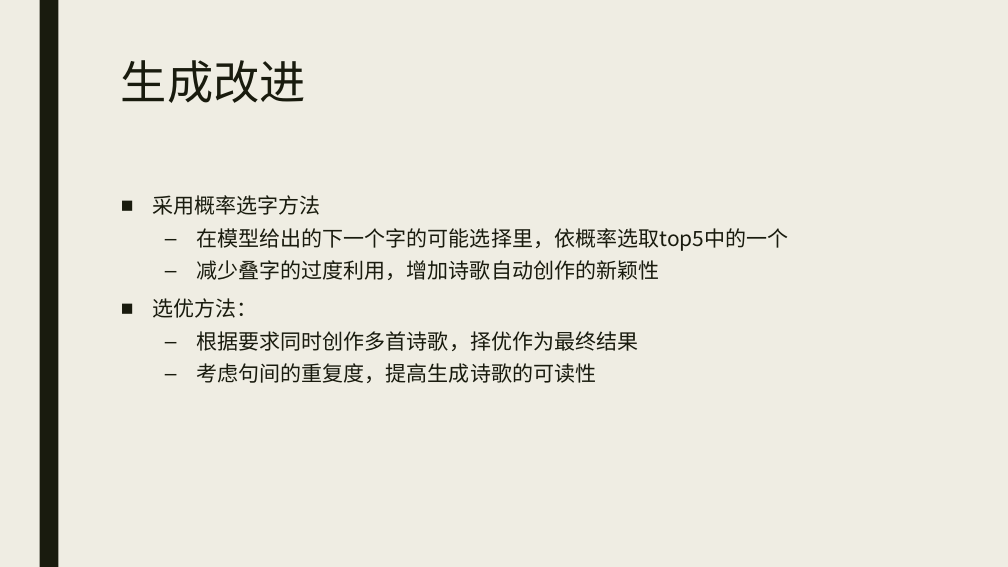
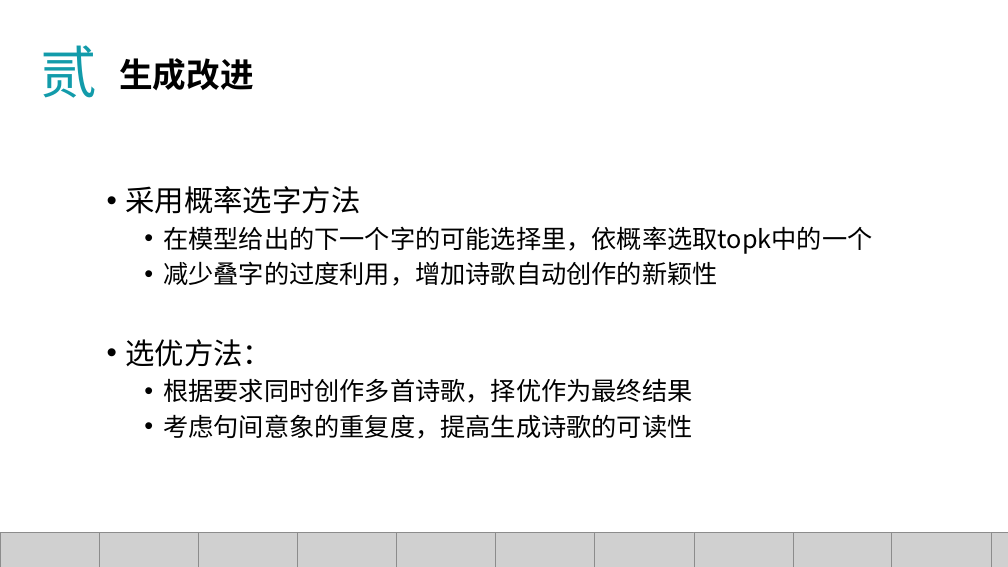
Before and after one commit to Changed-cc/deepstudy, a slide deck: slide 10 of CPG_pre.pptx (slide 7 before the commit). Drawn at 1008x567 pixels with LibreOffice and Linux fonts; fonts in the diff are those of the drawing; grey boxes stand for pictures; background and template pictures are left out. Boxes give left, top, right and bottom in pixels: in the first picture for what was removed or moved away, otherwise in the second. Text is boxed around its words. In the diff, an @@ line names an element or a change of style, - is before the commit and + after.

```diff
--- a/CPG_pre.pptx
+++ b/CPG_pre.pptx
@@ background #EFEDE3 to #FFFFFF @@
@@ rectangle removed at (39,0,58,567) @@
@@ text added at (41,45,98,98), 54 pt, text #129BA9 @@
+贰
@@ text "生成改进" at (119,58,253,90): size 44 to 32 pt, font Noto Sans CJK SC to Noto Sans CJK JP, text colour #191B0E to #000000, bold on; line spacing 0.89 to 1 @@
@@ text "采用概率选字方法": place and size @@
-text "采用概率选字方法" at (153,195,789,383)
+text "采用概率选字方法" at (126,186,872,439)
@@ text at (126,186,717,403): size 20 to 28 pt in "采用概率选字方法", "选优方法："; text colour #191B0E to #000000 in "采用概率选字方法", "减少叠字的过度利用，增加诗歌自动创作的新颖性", "选优方法：", "根据要求同时创作多首诗歌，择优作为最终结果"; size 20 to 24 pt in "减少叠字的过度利用，增加诗歌自动创作的新颖性", "根据要求同时创作多首诗歌，择优作为最终结果"; bullet ■ to •; less space between paragraphs; bullet – to • @@
@@ text at (163,226,872,254): text changed; size 20 to 24 pt; text colour #191B0E to #000000 @@
-  – 在模型给出的下一个字的可能选择里，依概率选取top5中的一个
+  • 在模型给出的下一个字的可能选择里，依概率选取topk中的一个
@@ text at (163,414,692,439): text changed; size 20 to 24 pt; text colour #191B0E to #000000 @@
-  – 考虑句间的重复度，提高生成诗歌的可读性
+  • 考虑句间意象的重复度，提高生成诗歌的可读性
@@ group added at (0,532,1008,567): 11 pictures @@
```
Also in this commit, not shown: 6 other slides changed, 7 slides added, 2 slides removed, 1 other file.
